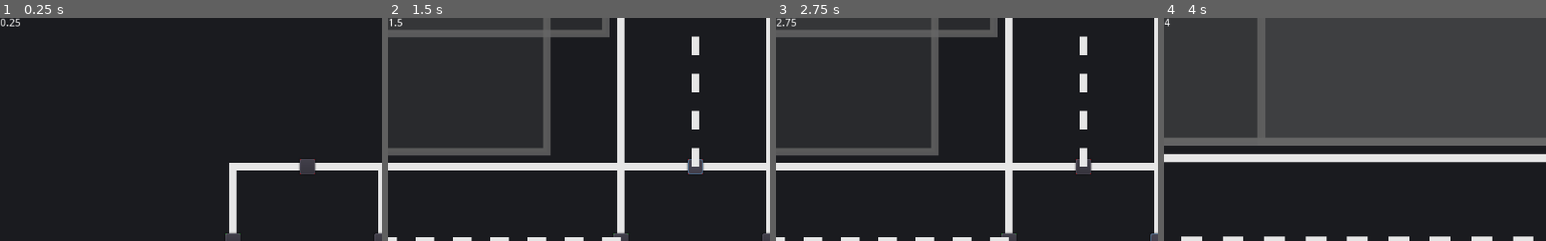
Above: before the commit, frames 1-4 (left to right).
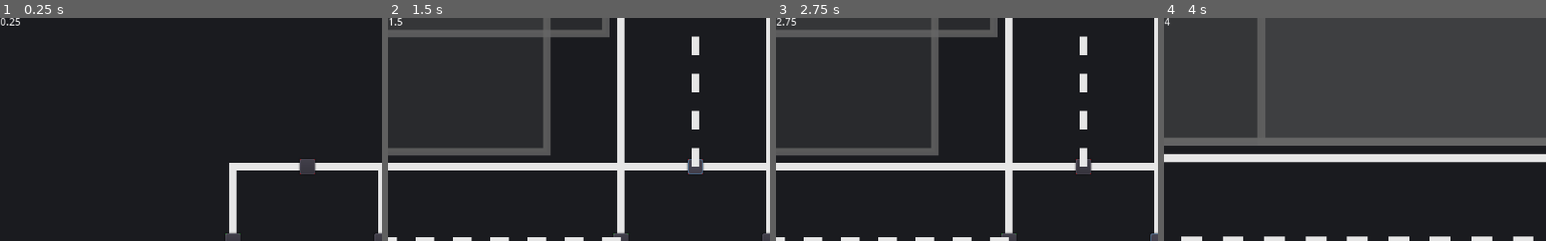
Above: after the commit, the same moments.

Repository: HunterJKavanagh/City-Takeover
Game: Godot game, scene res://Scenes/Main/Main.tscn
Two runs of this game, one before a commit and one after it. Both use one fixed random seed, a clock stepped at 60 frames per second and the inputs below.
Inputs (mouse positions are % of the whole screen's width and height, from its top left):
- Up to frame 1 (0.25 s): no input
- Up to frame 2 (1.5 s): click (30, 50) at 0.5 s; click (40, 33) at 1.25 s
- Up to frame 3 (2.75 s): click (50, 50) at 2 s
- Up to frame 4 (4 s): click (40, 67) at 2.75 s; tap Enter at 3.5 s; move the mouse to (72, 45) at 3.52 s; hold D (right) from 3.53 s (still down); hold Mouse wheel up (zoom_in) from 3.53 s (still down)
The pictures show only the part of the screen within x 0-50%, y 0-50%; the shares and areas given below are measured in that part.

The runs differ from the first frame. In frame 1, 0.1% of the frame differs, in the area x 0-6%, y 0-4%; in frame 2, less than 0.1%; in frame 3, less than 0.1%; in frame 4, less than 0.1%.

Commit message:
Updating Building gen
In progress

Diff:
--- a/Scenes/Main/Main.tscn
+++ b/Scenes/Main/Main.tscn
@@ -15,4 +15,6 @@
 [node name="CanvasLayer" type="CanvasLayer" parent="."]
 
 [node name="User Interface" parent="CanvasLayer" instance=ExtResource( 3 )]
+margin_top = -1.0
+margin_bottom = -1.0
 mouse_filter = 2
--- a/Scripts/MapData.gd
+++ b/Scripts/MapData.gd
@@ -1,4 +1,74 @@
 class_name MapData
 
+enum Data {IS_BUILDING, BUILDING_NUM}
+
+var sub_div = 8
+
+var graph: Graph = Graph.new()
+
 func _init():
-	pass
+	for x in sub_div:
+		for y in sub_div:
+			graph.add_vertex(Vector2(x,y), {Data.IS_BUILDING: false, Data.BUILDING_NUM: null})
+
+	var side = Lib.Dir.UP
+	var is_built
+
+	while !is_built:
+		var v1: Vector2
+		var v2: Vector2
+		var rand_n: int = (randi() % sub_div - 2) + 1
+
+		match side:
+			Lib.Dir.UP:
+				v1 = Vector2(rand_n, 0)
+				v2 = Vector2(rand_n, 1)
+			Lib.Dir.RIGHT:
+				v1 = Vector2(sub_div, rand_n)
+				v2 = Vector2(sub_div - 1, rand_n)
+			Lib.Dir.DOWN:
+				v1 = Vector2(rand_n, sub_div)
+				v2 = Vector2(rand_n, sub_div - 1)
+			Lib.Dir.LEFT:
+				v1 = Vector2(0, rand_n)
+				v2 = Vector2(1, rand_n)
+
+		if graph.vertices[v1].data[Data.IS_BUILDING]:
+			continue
+
+		var by_building: bool = false
+
+		match side:
+			Lib.Dir.UP:
+				if graph.vertices[Vector2(v1.x - 1, v1.y)].data[Data.IS_BUILDING]:
+					by_building = true
+				if graph.vertices[Vector2(v1.x + 1, v1.y)].data[Data.IS_BUILDING]:
+					by_building = true
+			Lib.Dir.RIGHT:
+				if graph.vertices[Vector2(v1.x, v1.y - 1)].data[Data.IS_BUILDING]:
+					by_building = true
+				if graph.vertices[Vector2(v1.x, v1.y + 1)].data[Data.IS_BUILDING]:
+					by_building = true
+			Lib.Dir.DOWN:
+				if graph.vertices[Vector2(v1.x, v1.y - 1)].data[Data.IS_BUILDING]:
+					by_building = true
+				if graph.vertices[Vector2(v1.x, v1.y + 1)].data[Data.IS_BUILDING]:
+					by_building = true
+			Lib.Dir.LEFT:
+				if graph.vertices[Vector2(v1.x - 1, v1.y)].data[Data.IS_BUILDING]:
+					by_building = true
+				if graph.vertices[Vector2(v1.x + 1, v1.y)].data[Data.IS_BUILDING]:
+					by_building = true
+
+		if by_building:
+			continue
+
+		graph.vertices[v1].data[Data.IS_BUILDING] = true
+		graph.vertices[v2].data[Data.IS_BUILDING] = true
+		graph.add_edge(v1, v2)
+
+func is_side(id: Vector2):
+	if id.x == 0 or id.x == sub_div or id.y == 0 or id.y == sub_div:
+		return true
+	else:
+		return false
